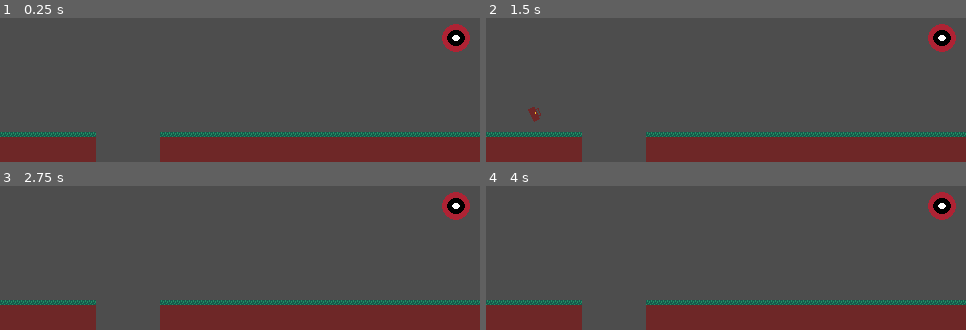
Above: before the commit, frames 1-4 (two rows, left to right).
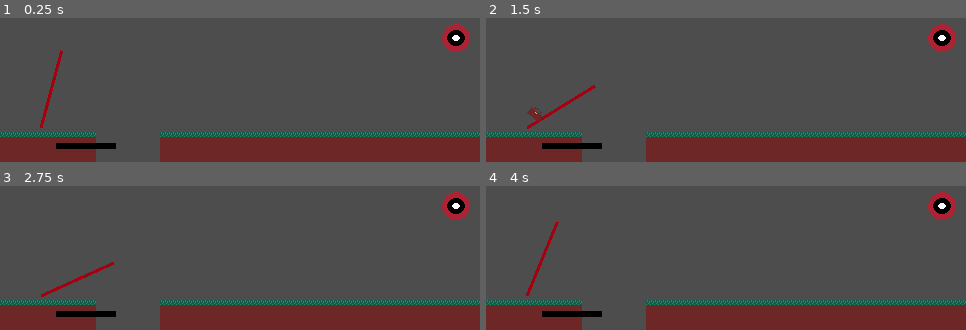
Above: after the commit, the same moments.

Repository: VarnCc/koffer
Game: Godot game, scene res://main.tscn
The game is run twice, just before and just after one commit, with the same random seed, the same clock (stepped at 60 frames per second) and the same inputs.
Inputs:
- Up to frame 1 (0.25 s): no input
- Up to frame 2 (1.5 s): tap Space (shoot) at 0.6, 1.35 s
- Up to frame 3 (2.75 s): tap Space (shoot) at 2.1 s
- Up to frame 4 (4 s): tap Space (shoot) at 2.85, 3.6 s

The runs differ from the first frame. In frame 1, 0.9% of the frame differs, in the area x 8-25%, y 22-91%; in frame 2, 0.9%, in the area x 8-25%, y 46-91%; in frame 3, 0.9%; in frame 4, 0.9%.

Commit message:
addet test ui for throwing

Diff:
--- a/main.gd
+++ b/main.gd
@@ -46,7 +46,7 @@
 	add_child(projectile)
 	projectile.global_position = $PlayerSpawn.global_position
 
-	var base_speed = 500
+	var base_speed = 800.0
 	base_speed = base_speed * power
 	projectile.linear_velocity = direction * base_speed
 
--- a/player.gd
+++ b/player.gd
@@ -9,7 +9,7 @@
 var aim_locked_value = 0.0
 
 var power_value = 0.0
-var power_speed = 1.0/3.0
+var power_speed = 1.0/2.5
 var power_direction = 1.0
 var powering_value = 0.0
 
@@ -59,8 +59,20 @@
 			power_value = 0.0
 			print("Power locked: ", powering_value)
 
+		#---Aim Lock
+		var show_direction: Vector2
+		if not aim_locked:
+			var angle = 85 - (aim_value * (85 -5))
+			angle = deg_to_rad(angle)
+			show_direction = Vector2(cos(angle), -sin(angle))
+		else:
+			show_direction = locked_direction
+		$AimLine.points =[Vector2.ZERO, show_direction.normalized() * 80]
+
+		$PowerBarBG/PowerBar.size.x = 60 * power_value
+
 func angle_calculat():
-	var angle = 80 - (aim_locked_value * (80 -10))
+	var angle = 85 - (aim_locked_value * (85 -5))
 	angle = deg_to_rad(angle)
 
 	var direction = Vector2(cos(angle), -sin(angle))
--- a/player.tscn
+++ b/player.tscn
@@ -3,4 +3,22 @@
 [ext_resource type="Script" uid="uid://b6lajc02pfjcr" path="res://player.gd" id="1_4flbx"]
 
 [node name="Player" type="Node2D" unique_id=343612898]
+position = Vector2(41, 236)
 script = ExtResource("1_4flbx")
+
+[node name="AimLine" type="Line2D" parent="." unique_id=801194067]
+points = PackedVector2Array(123, 163)
+width = 3.0
+default_color = Color(0.64405835, 0, 0.060129456, 1)
+
+[node name="PowerBarBG" type="ColorRect" parent="." unique_id=114138883]
+offset_left = 15.0
+offset_top = 15.0
+offset_right = 75.0
+offset_bottom = 21.0
+color = Color(0, 0, 0, 1)
+
+[node name="PowerBar" type="ColorRect" parent="PowerBarBG" unique_id=358270416]
+layout_mode = 0
+offset_bottom = 6.0
+color = Color(0, 0.5943392, 0.03180576, 1)
